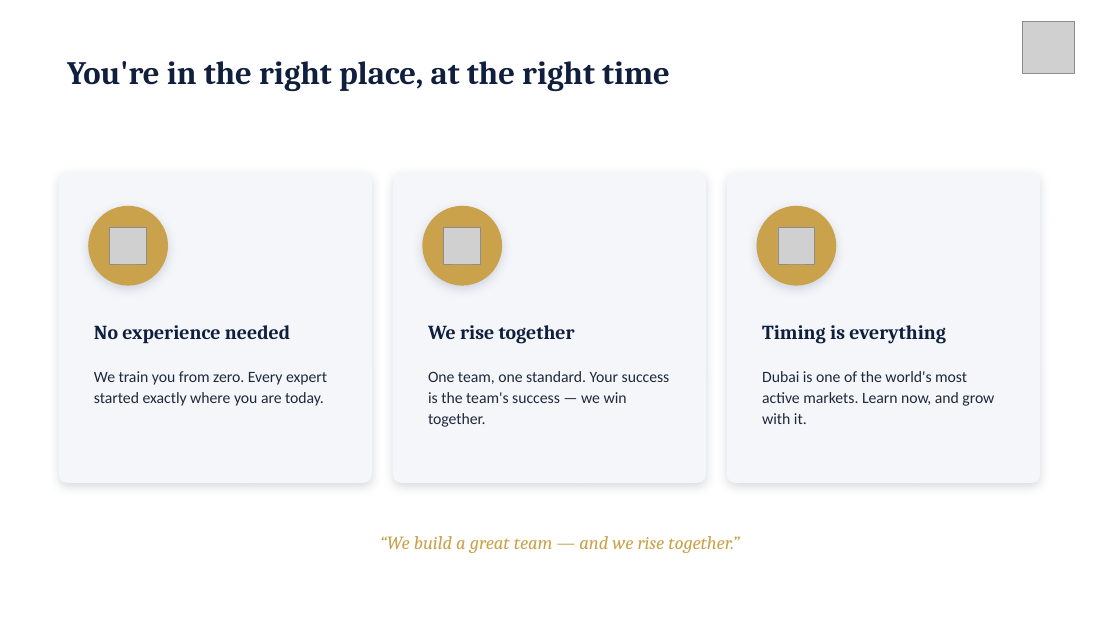
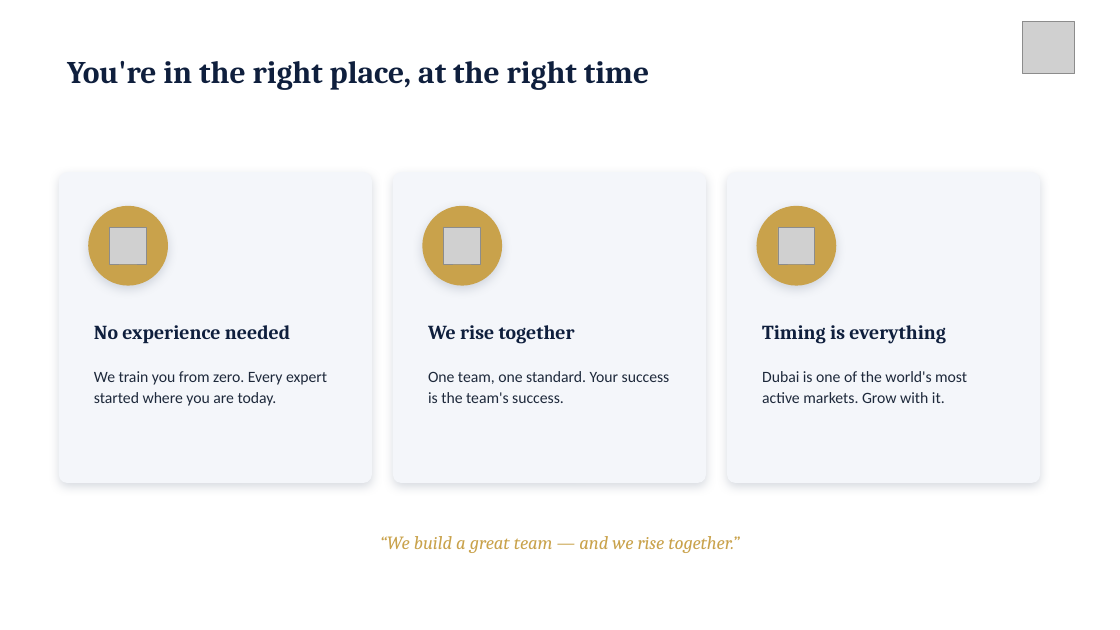
Before and after one commit to MWareth/openai-startup-name-generator, a slide deck: slide 2 of bridges-allies/BridgesAllies_OffPlan_Training_Day1.pptx. Drawn at 1120x630 pixels with LibreOffice and Linux fonts; fonts in the diff are those of the drawing; grey boxes stand for pictures. Boxes give left, top, right and bottom in pixels: in the first picture for what was removed or moved away, otherwise in the second. Text is boxed around its words. In the diff, an @@ line names an element or a change of style, - is before the commit and + after.

```diff
--- a/bridges-allies/BridgesAllies_OffPlan_Training_Day1.pptx
+++ b/bridges-allies/BridgesAllies_OffPlan_Training_Day1.pptx
@@ text "You're in the right place, ..." at <box>67,61,649,90</box>: size 28 to 27 pt @@
@@ text at <box>94,371,327,406</box>: text changed @@
-We train you from zero. Every expert started exactly where you are today.
+We train you from zero. Every expert started where you are today.
@@ text at <box>428,371,670,403</box>: text changed @@
-One team, one standard. Your success is the team's success — we win together.
+One team, one standard. Your success is the team's success.
@@ text at <box>762,371,967,403</box>: text changed @@
-Dubai is one of the world's most active markets. Learn now, and grow with it.
+Dubai is one of the world's most active markets. Grow with it.
```
Also in this commit, not shown: 11 other slides changed, 11 slides added, 1 slide removed, 1 other file.
